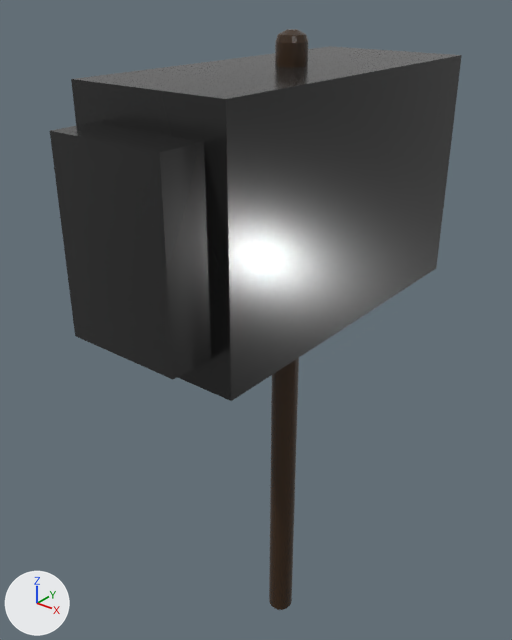
Two versions of the FBX model Gauntlet/Assets/Maya Assets/Paladin_Hammer_Projectile.fbx, one commit apart.
Before and after are seen from a 50 mm lens placed at (0.034, -0.0468, 0.0637), pointed at (-0.0035, 0.0001, 0.0346). Arrows for +X, +Y and +Z are at lower left; the lights stay in place. Where no turn or scale is listed for an object, it has been applied to the vertices.
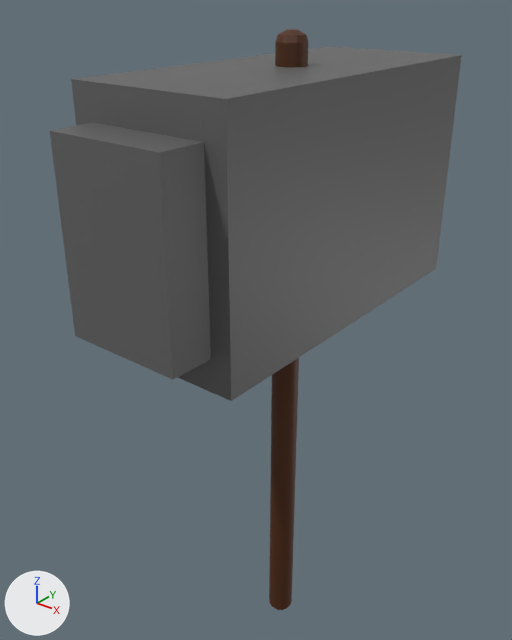
Pixel boxes (x1, y1, x2, y2) of what changed, in the pictures (512 x 640 px):
'polySurface1', recoloured (black to grey)
    both: (50, 53, 462, 401)

Diff of the bpy script that builds the scene:
```diff
--- a/Gauntlet/Assets/Maya Assets/Paladin_Hammer_Projectile.fbx.py
+++ b/Gauntlet/Assets/Maya Assets/Paladin_Hammer_Projectile.fbx.py
@@ mat_hammerhead_mat @@
+mat_hammerhead_mat = principled_material('HammerHead_mat')
+mat_hammerhead_mat.base_color = (0.12, 0.12, 0.12)  # dark grey #616161
@@ me_mesh @@
 me_mesh.from_pydata(...)  # 32 vertices, 30 faces; spans x -0.0068..0.0068, y -0.0192..0.0193, z 0.0375..0.0574
-me_mesh.materials.append(mat_hammerhead)  # picture img_hammer_png
+me_mesh.materials.append(mat_hammerhead_mat)  # dark grey #616161
```
